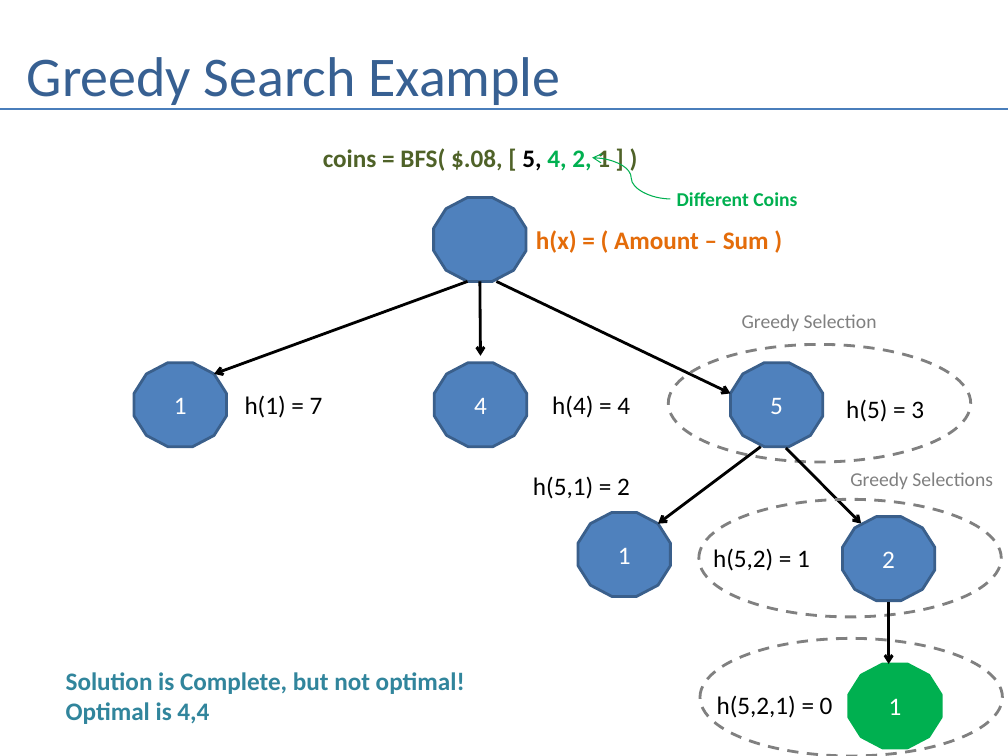
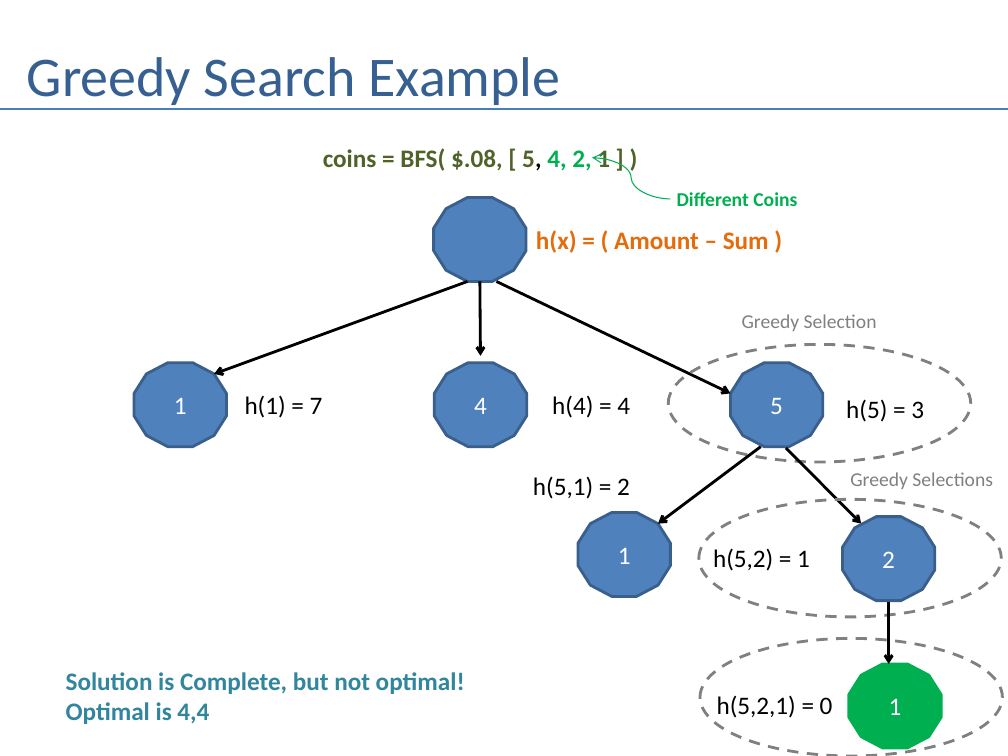
Before and after one commit to andrewferlitsch/Portland-Data-Science-Group, a slide deck: slide 8 of Presentations/AI - Greedy.pptx. Drawn at 1008x756 pixels with LibreOffice and Linux fonts; fonts in the diff are those of the drawing. Boxes give left, top, right and bottom in pixels: in the first picture for what was removed or moved away, otherwise in the second. Text is boxed around its words. In the diff, an @@ line names an element or a change of style, - is before the commit and + after.

```diff
--- a/Presentations/AI - Greedy.pptx
+++ b/Presentations/AI - Greedy.pptx
@@ text "coins = BFS( $.08, [ ..." at box(323, 148, 610, 171): text colour #000000 to #4F6228 in "5," @@
```
Also in this commit, not shown: 3 other slides changed, 2 slides added, 1 other file.
